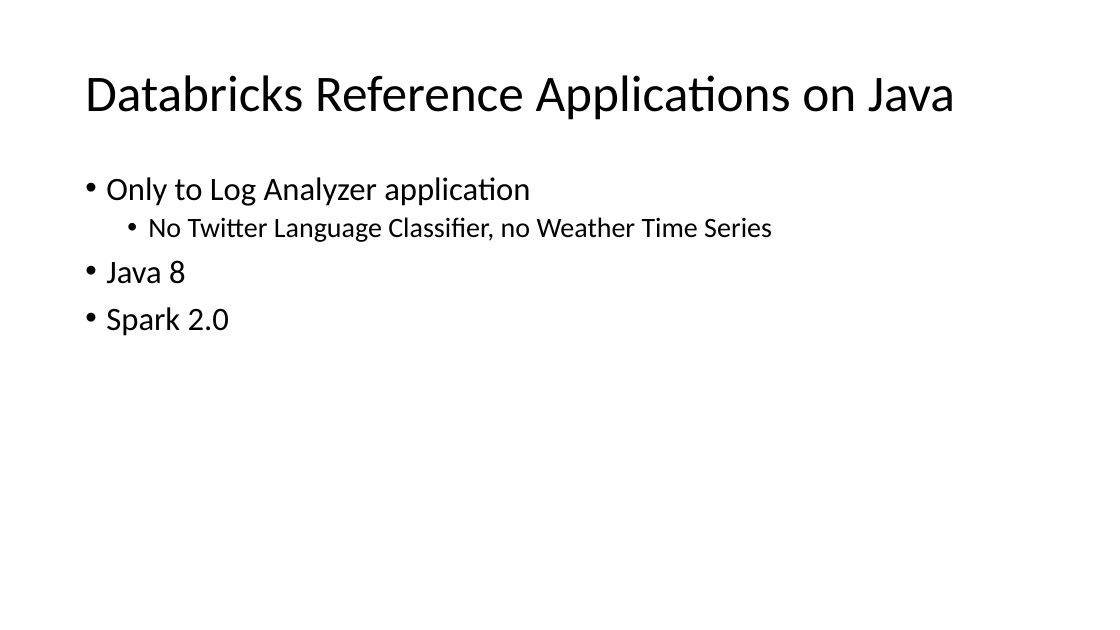
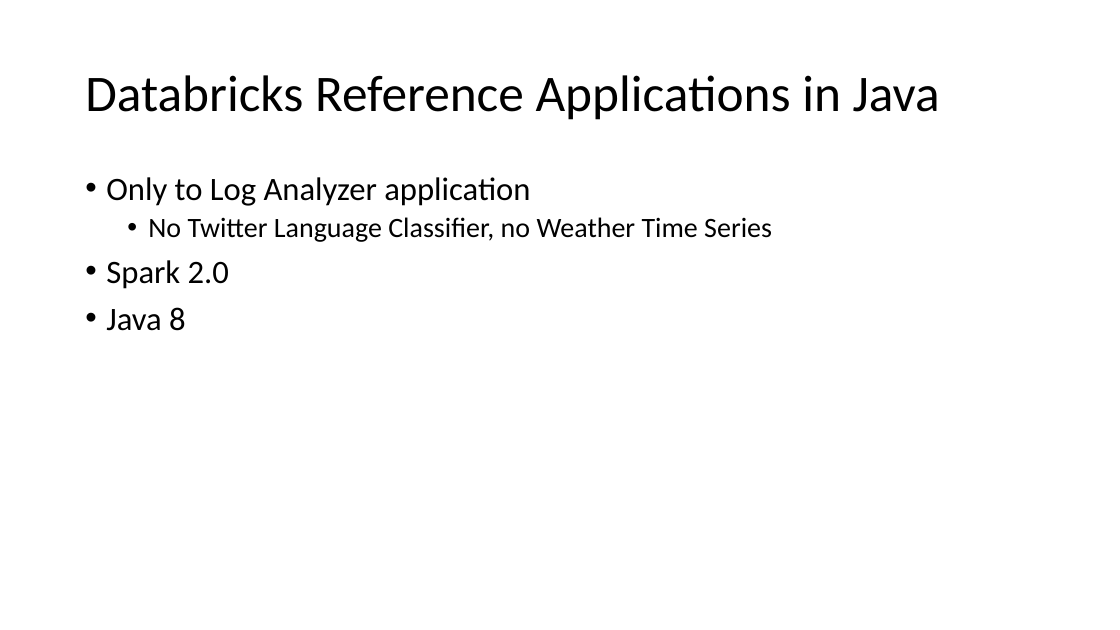
Before and after one commit to tashoyan/spark-summit-2016, a slide deck: slide 2 of Reference Applications on Java.pptx. Drawn at 1120x630 pixels with LibreOffice and Linux fonts; fonts in the diff are those of the drawing. Boxes give left, top, right and bottom in pixels: in the first picture for what was removed or moved away, otherwise in the second. Text is boxed around its words. In the diff, an @@ line names an element or a change of style, - is before the commit and + after.

```diff
--- a/Reference Applications on Java.pptx
+++ b/Reference Applications on Java.pptx
@@ title at (x1=85, y1=75, x2=940, y2=120): text changed @@
-Databricks Reference Applications on Java
+Databricks Reference Applications in Java
@@ text at (x1=106, y1=260, x2=229, y2=289): paragraph added @@
+• Spark 2.0
@@ text at (x1=106, y1=307, x2=229, y2=336): paragraph removed @@
-• Spark 2.0
```
Also in this commit, not shown: 3 other slides changed.
